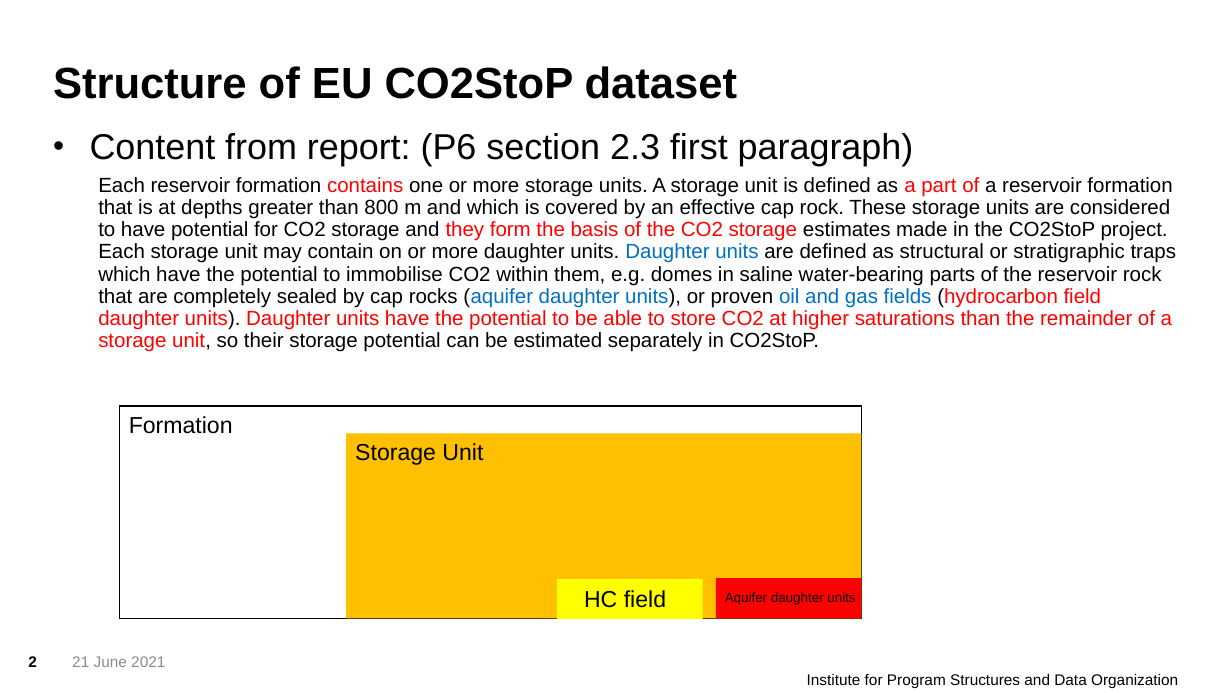
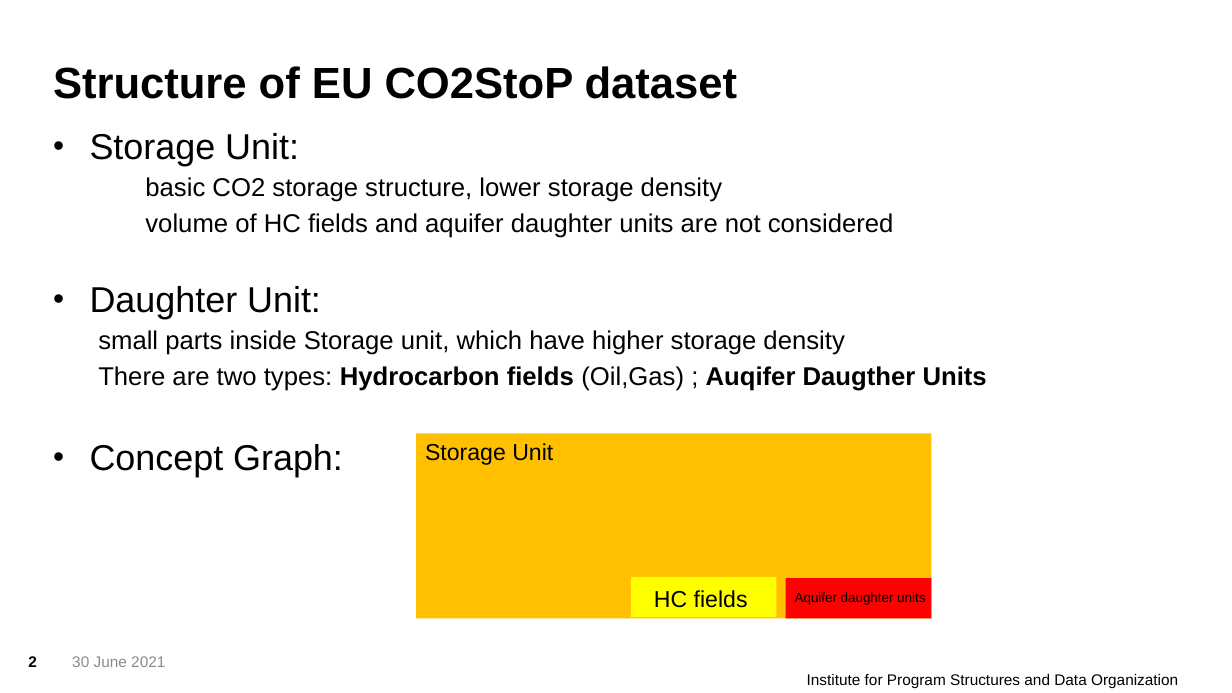
Before and after one commit to ericzhou571/Co2Storage, a slide deck: slide 2 of CO2Storage.pptx. Drawn at 1232x693 pixels with LibreOffice and Linux fonts; fonts in the diff are those of the drawing; background and template pictures are left out. Boxes give left, top, right and bottom in pixels: in the first picture for what was removed or moved away, otherwise in the second. Text is boxed around its words. In the diff, an @@ line names an element or a change of style, - is before the commit and + after.

```diff
--- a/CO2Storage.pptx
+++ b/CO2Storage.pptx
@@ text at (90,133,987,477): text changed; size 16 to 20 pt @@
-• Content from report: (P6 section 2.3 first paragraph)
-  Each reservoir formation contains one or more storage units. A storage unit is defined as a part of a reservoir formation that is at depths greater than 800 m and which is covered by an effective cap rock. These storage units are considered to have potential for CO2 storage and they form the basis of the CO2 storage estimates made in the CO2StoP project. Each storage unit may contain on or more daughter units. Daughter units are defined as structural or stratigraphic traps which have the potential to immobilise CO2 within them, e.g. domes in saline water-bearing parts of the reservoir rock that are completely sealed by cap rocks (aquifer daughter units), or proven oil and gas fields (hydrocarbon field daughter units). Daughter units have the potential to be able to store CO2 at higher saturations than the remainder of a storage unit, so their storage potential can be estimated separately in CO2StoP.
+• Storage Unit:
+basic CO2 storage structure, lower storage density
+volume of HC fields and aquifer daughter units are not considered
+• Daughter Unit:
+  small parts inside Storage unit, which have higher storage density
+  There are two types: Hydrocarbon fields (Oil,Gas) ; Auqifer Daugther Units
+• Concept Graph:
@@ rectangle removed at (120,406,862,618) @@
@@ text removed at (129,416,233,434) @@
-Formation
@@ rectangle: place and size @@
-rectangle at (557,579,703,619)
+rectangle at (631,577,777,617)
@@ text at (654,590,748,608): text changed @@
-HC field
+HC fields
@@ 2 texts, 2 rectangles: place and size @@
-2 texts, 2 rectangles at (347,433,862,619)
+2 texts, 2 rectangles at (416,433,932,619)
@@ text at (72,656,165,667): text changed @@
-21 June 2021
+30 June 2021
```
Also in this commit, not shown: 6 other slides changed, 2 slides removed, 44 other files.
